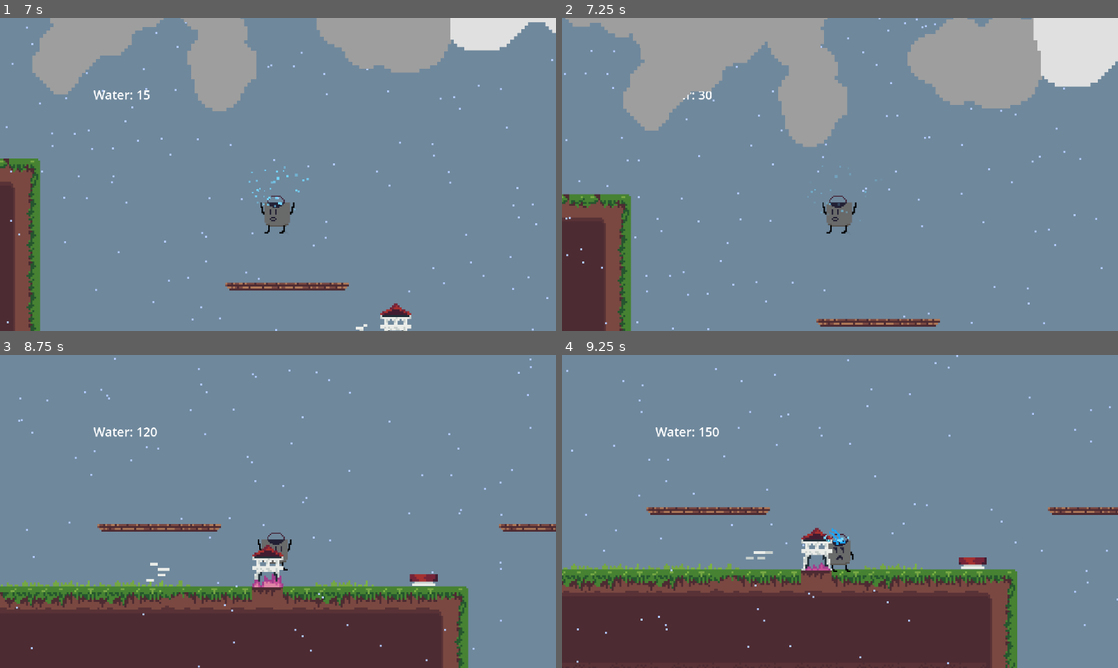
Above: before the commit, frames 1-4 (two rows, left to right).
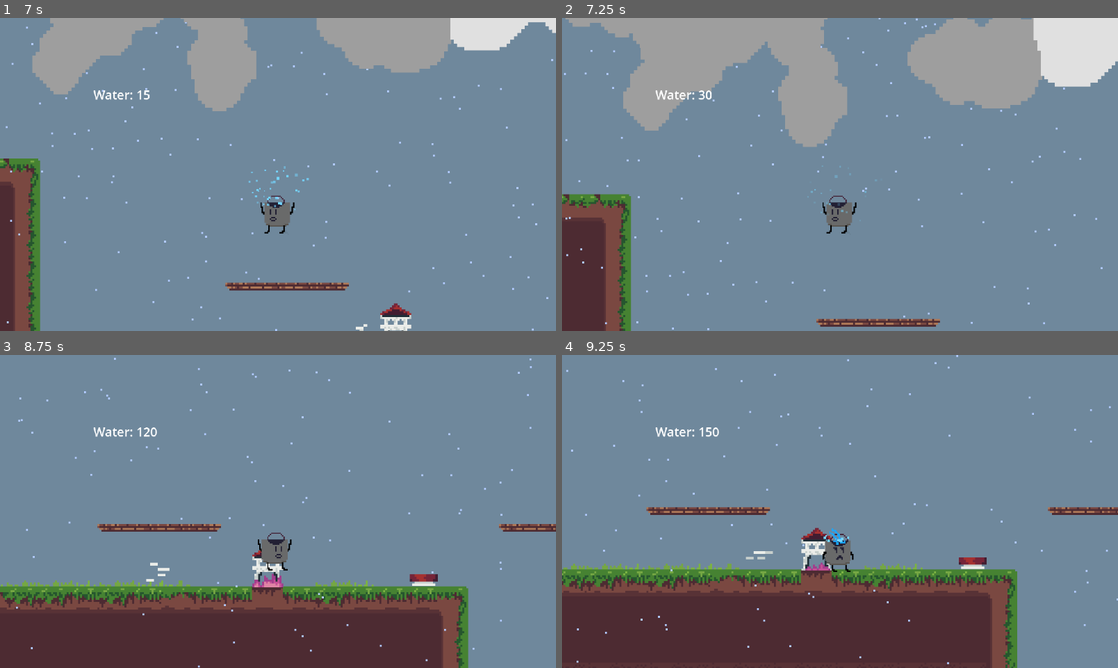
Above: after the commit, the same moments.

Repository: nsriv531/GWJ58
Game: Godot game, scene res://Scene/Level2.tscn
Two runs of this game, one before a commit and one after it. Both use one fixed random seed, a clock stepped at 60 frames per second and the inputs below.
Inputs:
- Up to frame 1 (7 s): hold D (right) 0.53-2.03 s; tap Space (dump) every 0.75 s from 0.6 to 6.6 s; tap W (jump) at 0.77, 1.52, 3.02, 3.77, 4.52, 6.02, 6.77 s; hold A (left) 2.03-2.78 s; hold D (right) 2.78-4.28 s; hold A (left) 4.28-5.03 s; hold D (right) 5.03-5.78 s; hold A (left) from 5.78 s (still down)
- Up to frame 2 (7.25 s): keep holding A (left)
- Up to frame 3 (8.75 s): release A (left) at 7.28 s; hold D (right) from 7.28 s (still down); tap Space (dump) at 7.35, 8.1 s; tap W (jump) at 7.52 s
- Up to frame 4 (9.25 s): keep holding D (right); tap Space (dump) at 8.85 s; tap W (jump) at 9.02 s

Frame 1 is identical in both runs. In frame 2, less than 0.1% of the frame differs, in the area x 16-27%, y 23-27%; in frame 3, 0.2%, in the area x 46-51%, y 60-69%; in frame 4, less than 0.1%.

Commit message:
trail errors

Diff:
--- a/Objects/Player.tscn
+++ b/Objects/Player.tscn
@@ -305,6 +305,7 @@
 font_size = 32
 
 [node name="RigidBody2D" type="CharacterBody2D" groups=["Player"]]
+z_index = 10
 collision_mask = 15
 script = ExtResource("1_6uy2v")
 
--- a/Scene/Level2.tscn
+++ b/Scene/Level2.tscn
@@ -45,7 +45,6 @@
 lifetime = 10.0
 preprocess = 10.0
 visibility_rect = Rect2(-100, -100, 1000, 2000)
-trail_lifetime = 0.01
 
 [node name="Level2Music" type="AudioStreamPlayer" parent="."]
 stream = ExtResource("4_isjoo")
--- a/Scene/Level3.tscn
+++ b/Scene/Level3.tscn
@@ -43,7 +43,6 @@
 lifetime = 10.0
 preprocess = 10.0
 visibility_rect = Rect2(-100, -100, 1000, 2000)
-trail_lifetime = 0.01
 
 [node name="Level2Music" type="AudioStreamPlayer" parent="."]
 stream = ExtResource("3_wndxl")
--- a/Scene/Main.tscn
+++ b/Scene/Main.tscn
@@ -48,7 +48,6 @@
 lifetime = 2.0
 preprocess = 2.0
 visibility_rect = Rect2(-100, -100, 500, 2000)
-trail_lifetime = 0.01
 
 [node name="Level1Music" type="AudioStreamPlayer" parent="."]
 stream = ExtResource("4_75wqb")
--- a/Scene/WaterParticle.tscn
+++ b/Scene/WaterParticle.tscn
@@ -48,4 +48,3 @@
 explosiveness = 0.92
 randomness = 0.36
 local_coords = true
-trail_lifetime = 0.01
